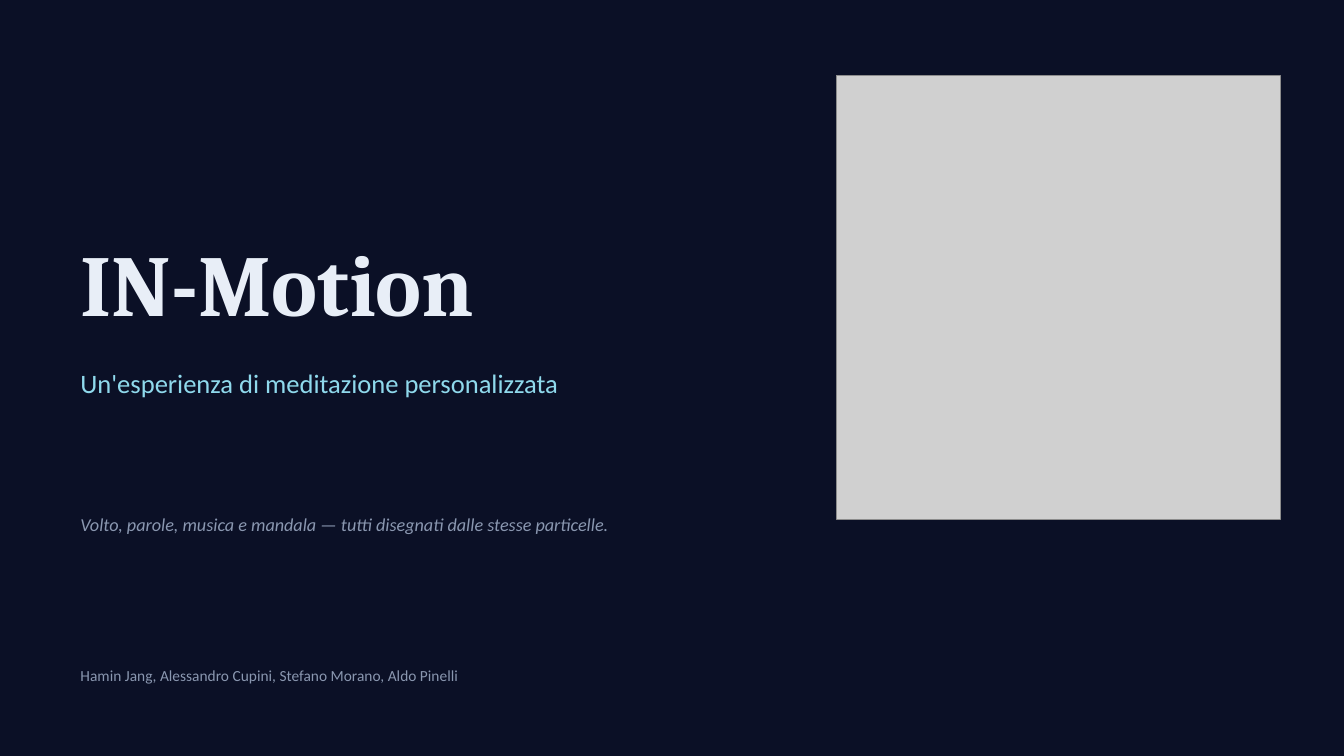
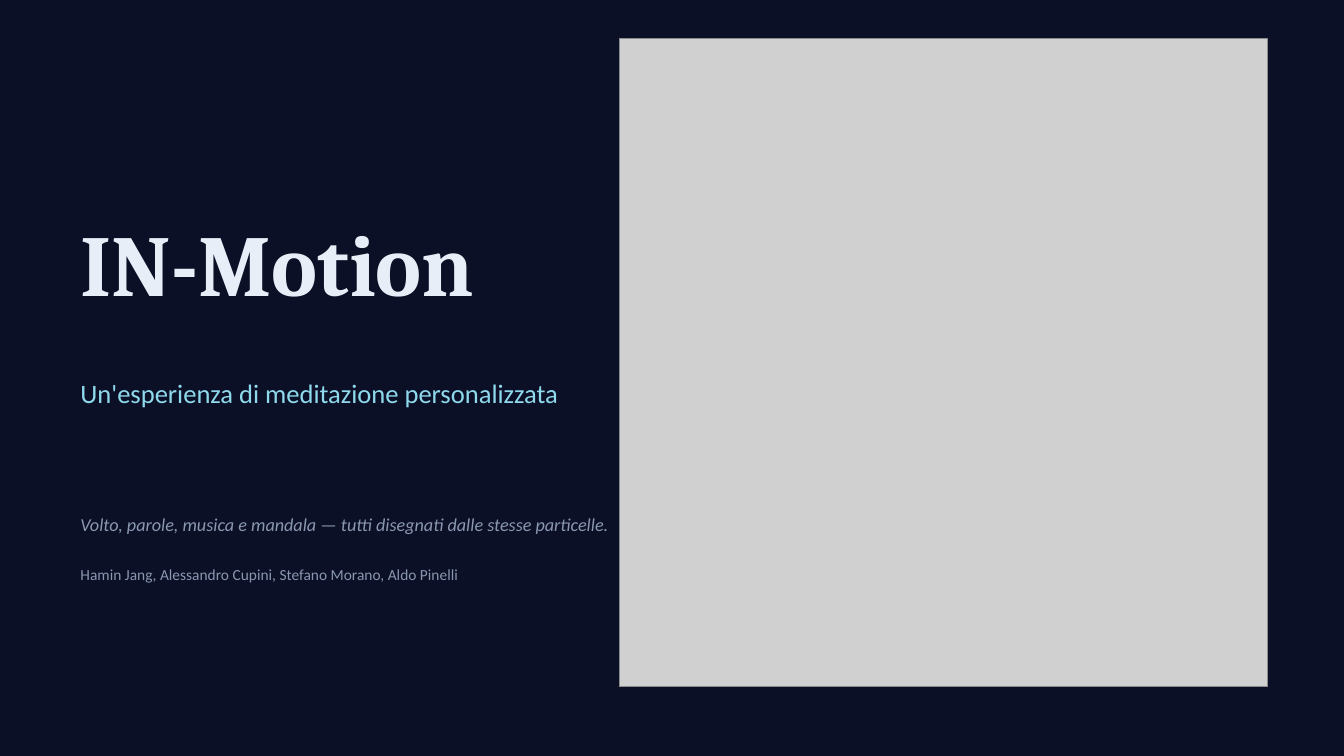
Before and after one commit to stefano-morano/IN-Motion, a slide deck: slide 1 of IN-Motion.pptx. Drawn at 1344x756 pixels with LibreOffice and Linux fonts; fonts in the diff are those of the drawing; grey boxes stand for pictures. Boxes give left, top, right and bottom in pixels: in the first picture for what was removed or moved away, otherwise in the second. Text is boxed around its words. In the diff, an @@ line names an element or a change of style, - is before the commit and + after.

```diff
--- a/IN-Motion.pptx
+++ b/IN-Motion.pptx
@@ picture: place and size @@
-picture at [837, 76, 1280, 519]
+picture at [619, 38, 1267, 687]
@@ text "IN-Motion": place and size @@
-text "IN-Motion" at [80, 256, 474, 317]
+text "IN-Motion" at [80, 236, 474, 297]
@@ text "Un'esperienza di meditazione personalizzata": place and size @@
-text "Un'esperienza di meditazione personalizzata" at [80, 374, 558, 398]
+text "Un'esperienza di meditazione personalizzata" at [80, 384, 558, 408]
@@ text "Hamin Jang, Alessandro Cupini, Stefano ...": place and size @@
-text "Hamin Jang, Alessandro Cupini, Stefano ..." at [80, 670, 458, 684]
+text "Hamin Jang, Alessandro Cupini, Stefano ..." at [80, 569, 458, 583]
```
Also in this commit, not shown: 3 other slides changed, 10 other files.
